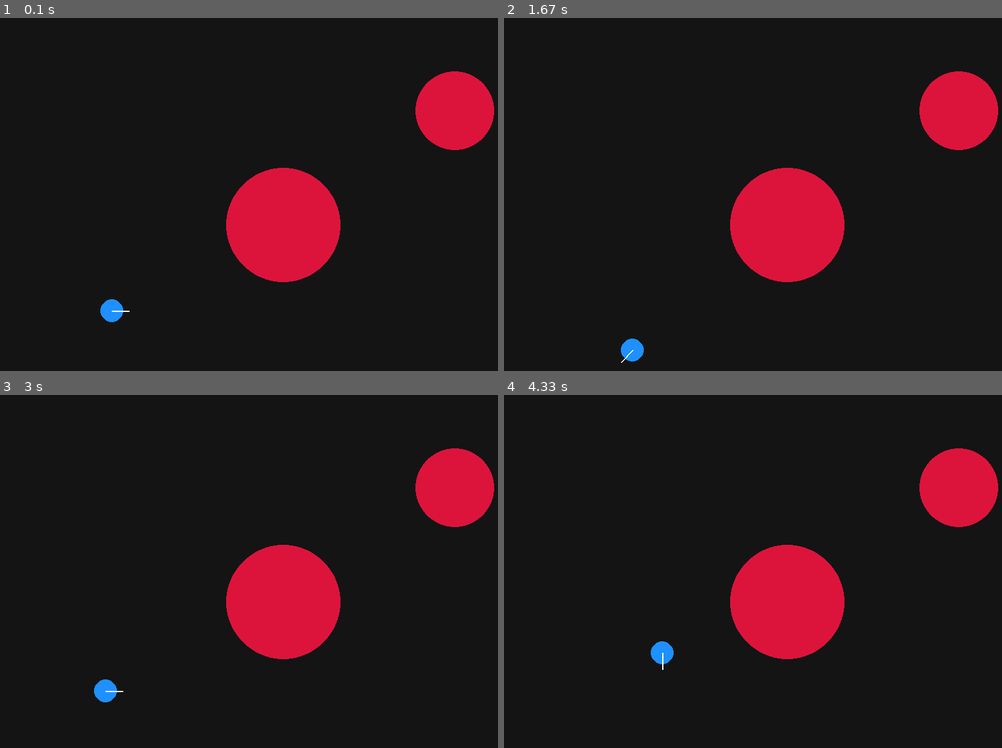
Above: before the commit, frames 1-4 (two rows, left to right).
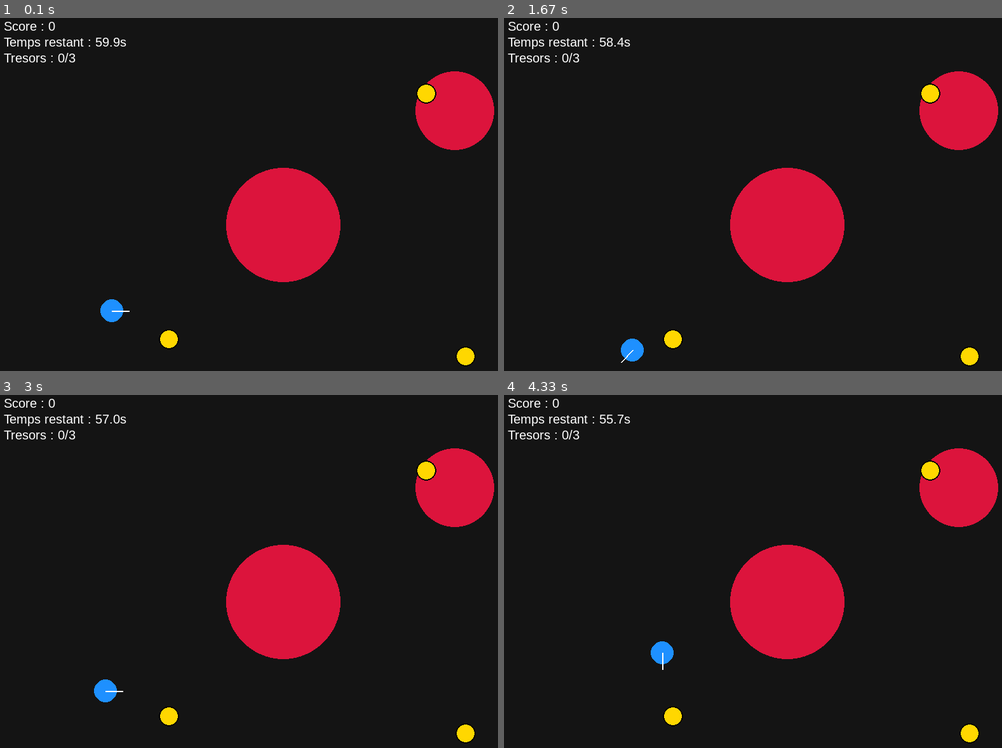
Above: after the commit, the same moments.

Repository: NassimBenhamed/Robot_Mobile
Game: pygame game, started from main_pygame.py
Two runs of this game, one before a commit and one after it. Both use one fixed random seed, a clock stepped at 60 frames per second and the inputs below.
Inputs:
- Up to frame 1 (0.1 s): no input
- Up to frame 2 (1.67 s): hold Right 0.33-0.8 s; hold Up 0.83-1.13 s; hold Right 1.17-1.63 s
- Up to frame 3 (3 s): hold Left 1.67-2.2 s; hold Down 2.23-2.53 s; hold Left 2.57-2.97 s
- Up to frame 4 (4.33 s): hold Up 3-3.37 s; hold Right 3.4-4.03 s; hold Down from 4.07 s (still down)

The runs differ from the first frame. In frame 1, 0.9% of the frame differs, in the area x 0-96%, y 1-99%; in frame 2, 0.9%; in frame 3, 0.9%; in frame 4, 0.9%.

Commit message:
Ajout de l'affichage des trésors et du HUD en mode pygame

Diff:
--- a/main_pygame.py
+++ b/main_pygame.py
@@ -1,13 +1,18 @@
+from robot import game
 from robot.robot_mobile import RobotMobile
 from robot.moteur import MoteurDifferentiel
 from robot.controleur import ControleurClavierPygame
 from robot.vue import VuePygame
 from robot.environnement import Environnement
 from robot.obstacles import ObstacleCirculaire
+from robot.game import Treasure, GameState
 
 def main():
     # Monde : 10 x 7 (unités)
     env = Environnement(largeur=10.0, hauteur=7.0)
+
+    game = GameState(time_limit=60.0)
+    env.set_game(game)
 
     robot = RobotMobile(x=2.0, y=2.0, moteur=MoteurDifferentiel(), rayon=0.2)
     env.ajouter_robot(robot)
@@ -16,12 +21,20 @@
     env.ajouter_obstacle(ObstacleCirculaire(x=5.0, y=3.5, rayon=1.0))
     env.ajouter_obstacle(ObstacleCirculaire(x=8.0, y=5.5, rayon=0.7))
 
+    env.ajouter_treasure(Treasure(x=3.0, y=1.5, radius=0.18, value=10))
+    env.ajouter_treasure(Treasure(x=7.5, y=5.8, radius=0.18, value=20))
+    env.ajouter_treasure(Treasure(x=8.2, y=1.2, radius=0.18, value=15))
+
     controleur = ControleurClavierPygame(v_max=2.5, omega_max=2.5)
     vue = VuePygame(largeur_px=900, hauteur_px=650, scale=90)
 
     running = True
     while running:
         dt = vue.tick(fps=60)
+        game.step(dt)
+        if game.is_time_up:
+            running = False
+            continue
 
         cmd = controleur.lire_commande()
         if cmd is None:
@@ -32,7 +45,7 @@
         env.mettre_a_jour(dt)
         vue.dessiner_environnement(env)
 
-    print("Fin du programme pygame.")
+    print(f"Fin du programme pygame. Score final = {game.score} | Trésors = {game.treasures_collected}/{len(env.treasures)}")
 
 if __name__ == "__main__":
     main()
--- a/robot/vue.py
+++ b/robot/vue.py
@@ -1,9 +1,9 @@
 from typing import Tuple
+import math
 
 from robot.environnement import Environnement
 from robot.robot_mobile import RobotMobile
 
-# Pygame est optionnel : on importera seulement si nécessaire
 try:
     import pygame
 except ImportError:  # pragma: no cover
@@ -20,7 +20,11 @@
         if env.robot is None:
             print("Environnement sans robot.")
             return
-        print(f"ENV {env.largeur:.1f}x{env.hauteur:.1f} | Robot={env.robot} | Obstacles={len(env.obstacles)}")
+        print(
+            f"ENV {env.largeur:.1f}x{env.hauteur:.1f} | "
+            f"Robot={env.robot} | Obstacles={len(env.obstacles)} | "
+            f"Trésors={len(env.treasures)}"
+        )
 
 
 class VuePygame:
@@ -33,15 +37,19 @@
             raise RuntimeError("pygame n'est pas installé. Installe-le avec: pip install pygame")
 
         pygame.init()
+        pygame.font.init()
+
         self.largeur_px = int(largeur_px)
         self.hauteur_px = int(hauteur_px)
         self.scale = int(scale)
+
         self.screen = pygame.display.set_mode((self.largeur_px, self.hauteur_px))
         pygame.display.set_caption("Robot MVC")
         self.clock = pygame.time.Clock()
+        self.font = pygame.font.SysFont("Arial", 20)
 
     def convertir_coordonnees(self, x: float, y: float) -> Tuple[int, int]:
-        # (0,0) en bas à gauche du monde -> pygame (0,0) en haut à gauche
+        # (0,0) monde en bas-gauche -> pygame en haut-gauche
         px = int(x * self.scale)
         py = int(self.hauteur_px - (y * self.scale))
         return px, py
@@ -49,34 +57,62 @@
     def dessiner_robot(self, robot: RobotMobile) -> None:
         px, py = self.convertir_coordonnees(robot.x, robot.y)
         r = max(2, int(robot.rayon * self.scale))
-        pygame.draw.circle(self.screen, (30, 144, 255), (px, py), r)  # bleu
-        # direction (petit segment)
-        dx = int(r * 1.5)
-        dy = int(r * 1.5)
-        x2 = px + int(dx * __import__("math").cos(robot.orientation))
-        y2 = py - int(dy * __import__("math").sin(robot.orientation))
+
+        pygame.draw.circle(self.screen, (30, 144, 255), (px, py), r)
+
+        x2 = px + int(1.5 * r * math.cos(robot.orientation))
+        y2 = py - int(1.5 * r * math.sin(robot.orientation))
         pygame.draw.line(self.screen, (255, 255, 255), (px, py), (x2, y2), 2)
+
+    def dessiner_treasures(self, env: Environnement) -> None:
+        for treasure in env.treasures:
+            if treasure.collected:
+                continue
+
+            px, py = self.convertir_coordonnees(treasure.x, treasure.y)
+            r = max(4, int(treasure.radius * self.scale))
+
+            pygame.draw.circle(self.screen, (255, 215, 0), (px, py), r)
+            pygame.draw.circle(self.screen, (0, 0, 0), (px, py), r, 2)
+
+    def dessiner_hud(self, env: Environnement) -> None:
+        if env.game is None:
+            return
+
+        texte_1 = f"Score : {env.game.score}"
+        texte_2 = f"Temps restant : {env.game.time_left:.1f}s"
+        texte_3 = f"Tresors : {env.game.treasures_collected}/{len(env.treasures)}"
+
+        surf_1 = self.font.render(texte_1, True, (255, 255, 255))
+        surf_2 = self.font.render(texte_2, True, (255, 255, 255))
+        surf_3 = self.font.render(texte_3, True, (255, 255, 255))
+
+        self.screen.blit(surf_1, (10, 10))
+        self.screen.blit(surf_2, (10, 35))
+        self.screen.blit(surf_3, (10, 60))
 
     def dessiner_environnement(self, env: Environnement) -> None:
         self.screen.fill((20, 20, 20))
 
-        # obstacles circulaires (si présents)
+        # Obstacles
         for obs in env.obstacles:
-            # on dessine seulement si l'obstacle a x,y,rayon (ObstacleCirculaire)
             if hasattr(obs, "x") and hasattr(obs, "y") and hasattr(obs, "rayon"):
                 px, py = self.convertir_coordonnees(float(obs.x), float(obs.y))
                 r = max(2, int(float(obs.rayon) * self.scale))
-                pygame.draw.circle(self.screen, (220, 20, 60), (px, py), r)  # rouge
+                pygame.draw.circle(self.screen, (220, 20, 60), (px, py), r)
 
+        # Trésors
+        self.dessiner_treasures(env)
+
+        # Robot
         if env.robot is not None:
             self.dessiner_robot(env.robot)
+
+        # HUD
+        self.dessiner_hud(env)
 
         pygame.display.flip()
 
     def tick(self, fps: int = 60) -> float:
-        """
-        Bloque pour maintenir un fps constant.
-        Retourne dt (secondes).
-        """
         ms = self.clock.tick(int(fps))
         return ms / 1000.0
